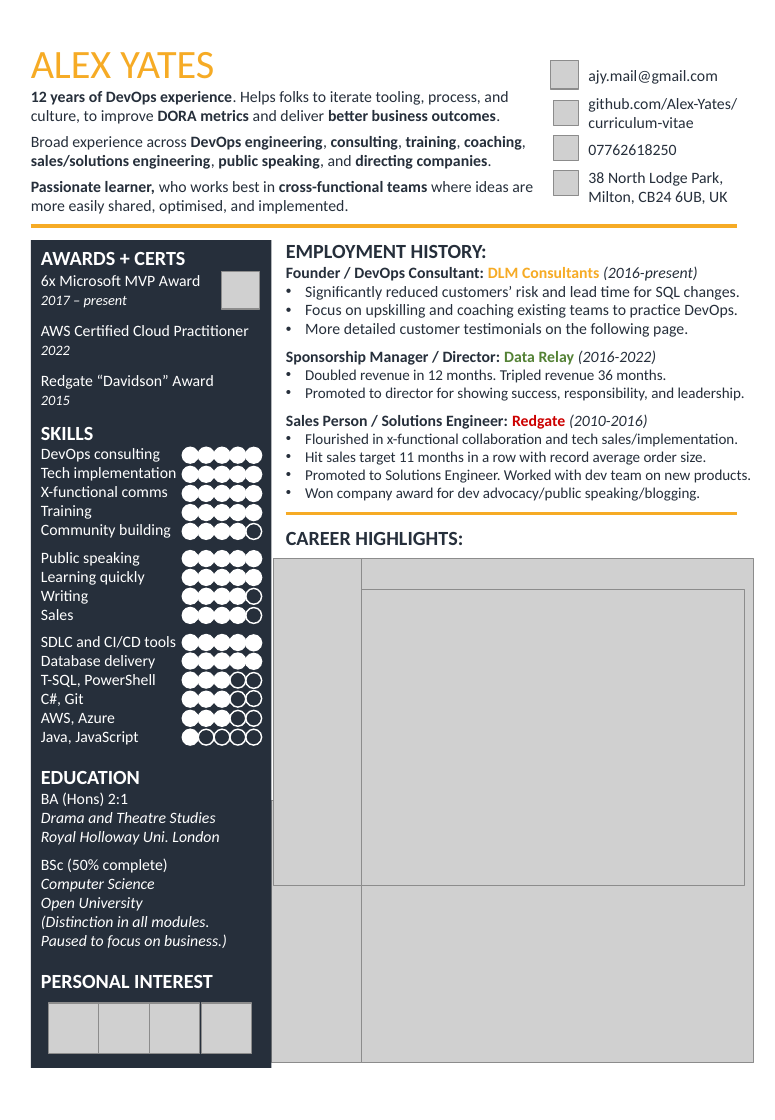
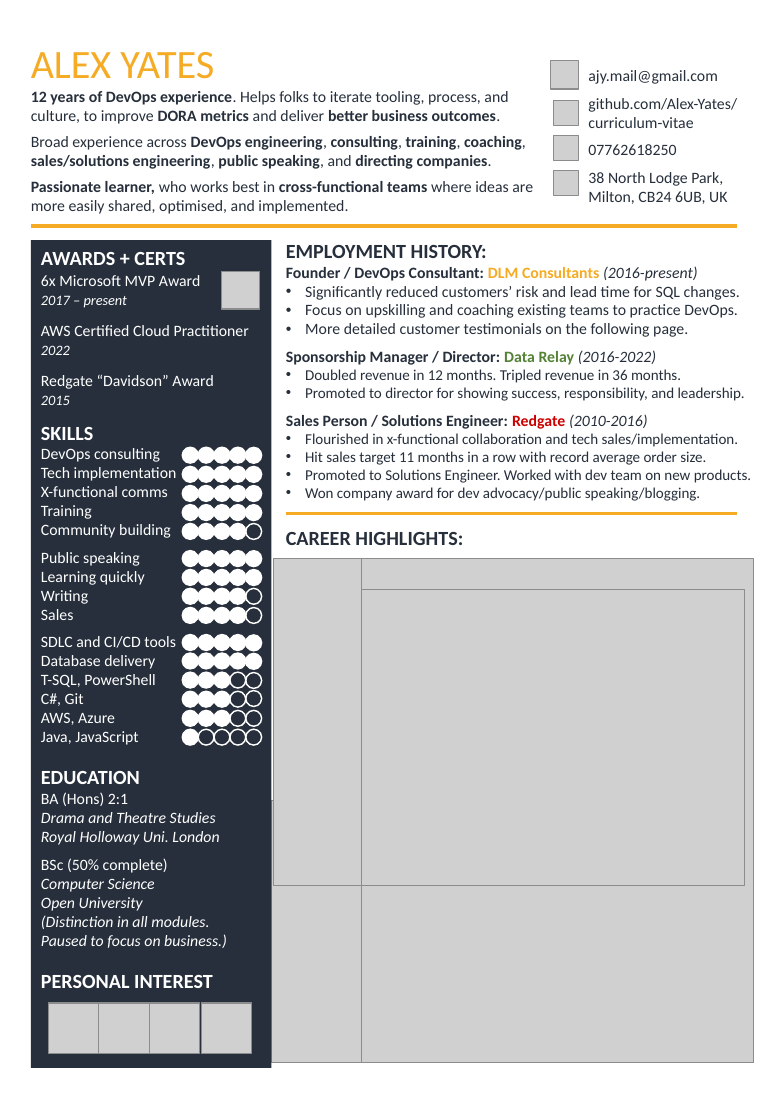
Before and after one commit to Alex-Yates/curriculum-vitae, a slide deck: slide 1 of src/CV_AlexYates_EMEA.pptx. Drawn at 775x1120 pixels with LibreOffice and Linux fonts; fonts in the diff are those of the drawing; grey boxes stand for pictures; background and template pictures are left out. Boxes give left, top, right and bottom in pixels: in the first picture for what was removed or moved away, otherwise in the second. Text is boxed around its words. In the diff, an @@ line names an element or a change of style, - is before the commit and + after.

```diff
--- a/src/CV_AlexYates_EMEA.pptx
+++ b/src/CV_AlexYates_EMEA.pptx
@@ text at box(305, 369, 681, 383): text changed @@
-• Doubled revenue in 12 months. Tripled revenue 36 months.
+• Doubled revenue in 12 months. Tripled revenue in 36 months.
```
Also in this commit, not shown: 1 other slide changed, 3 other files.
